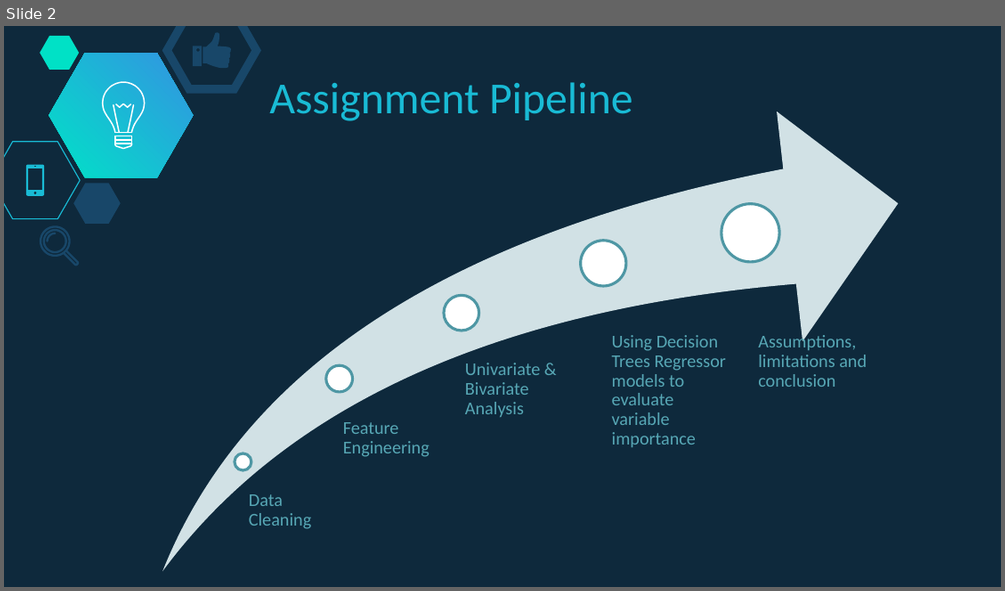
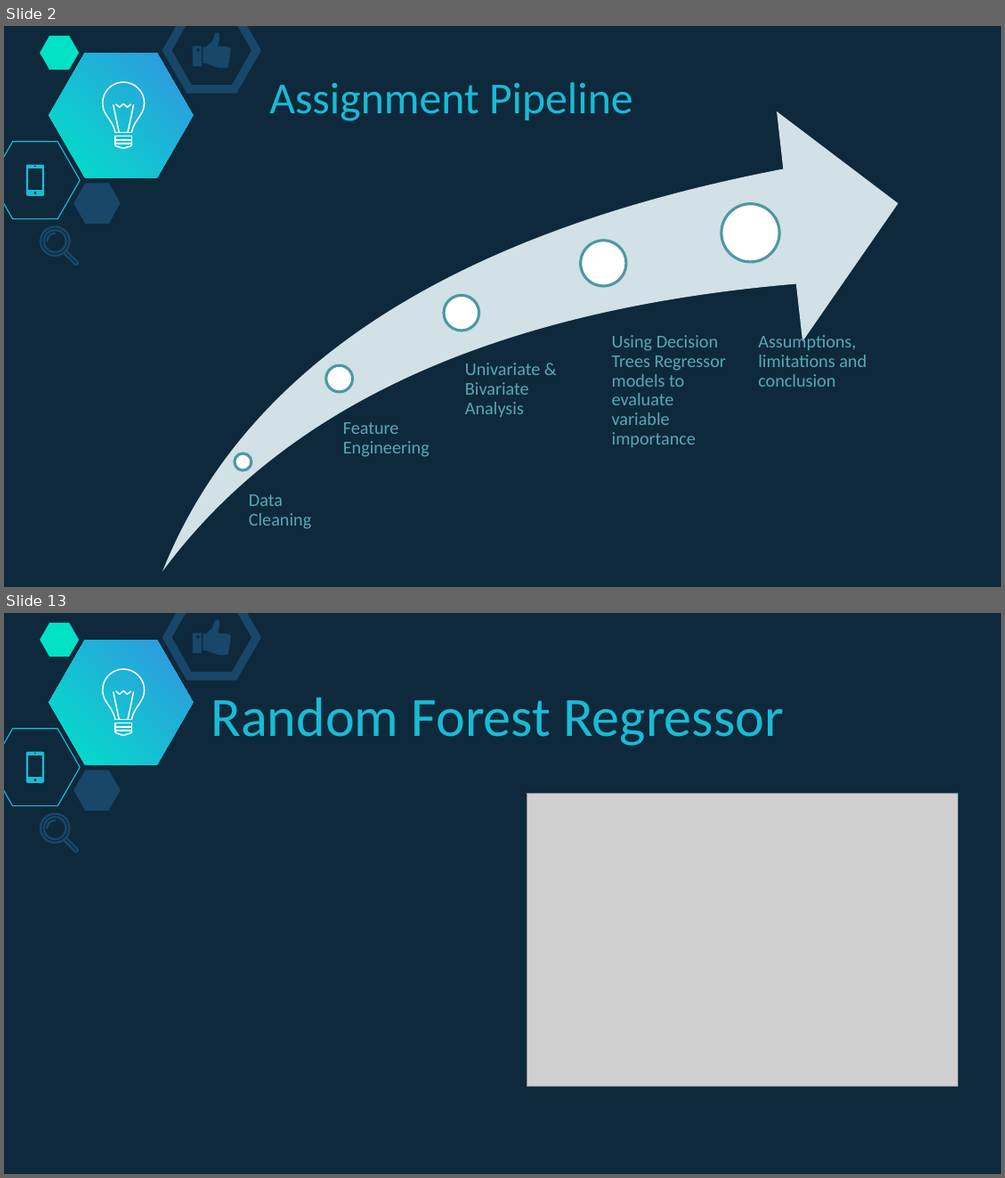
Before and after one commit to soonnanwee/H_Assignment, a slide deck: Assignment_Slides.pptx. Shown one above the other, each under a label of ours: slide 2 before the commit, slides 2 and 13 after it; the slides between them are not shown. The pictures are 1005x591 and 1005x1178 pixels, drawn with LibreOffice and Linux fonts; fonts in the diff are those of the drawing; grey boxes stand for pictures. Boxes give left, top, right and bottom in pixels: in the first picture for what was removed or moved away, otherwise in the second. Text is boxed around its words. In the diff, an @@ line names an element or a change of style, - is before the commit and + after.

```diff
--- a/Assignment_Slides.pptx
+++ b/Assignment_Slides.pptx
@@ slide 13 added at [4,613,1001,1174], background #0E293C; not listed: 20 template elements that a slide beside it also shows @@
@@ text added at [210,698,784,746], 40 pt, text #19BBD5 @@
+Random Forest Regressor
@@ picture added at [526,794,957,1086] @@
```
Also in this commit, not shown: 14 other slides added, 3 slides removed, 1 other file.
